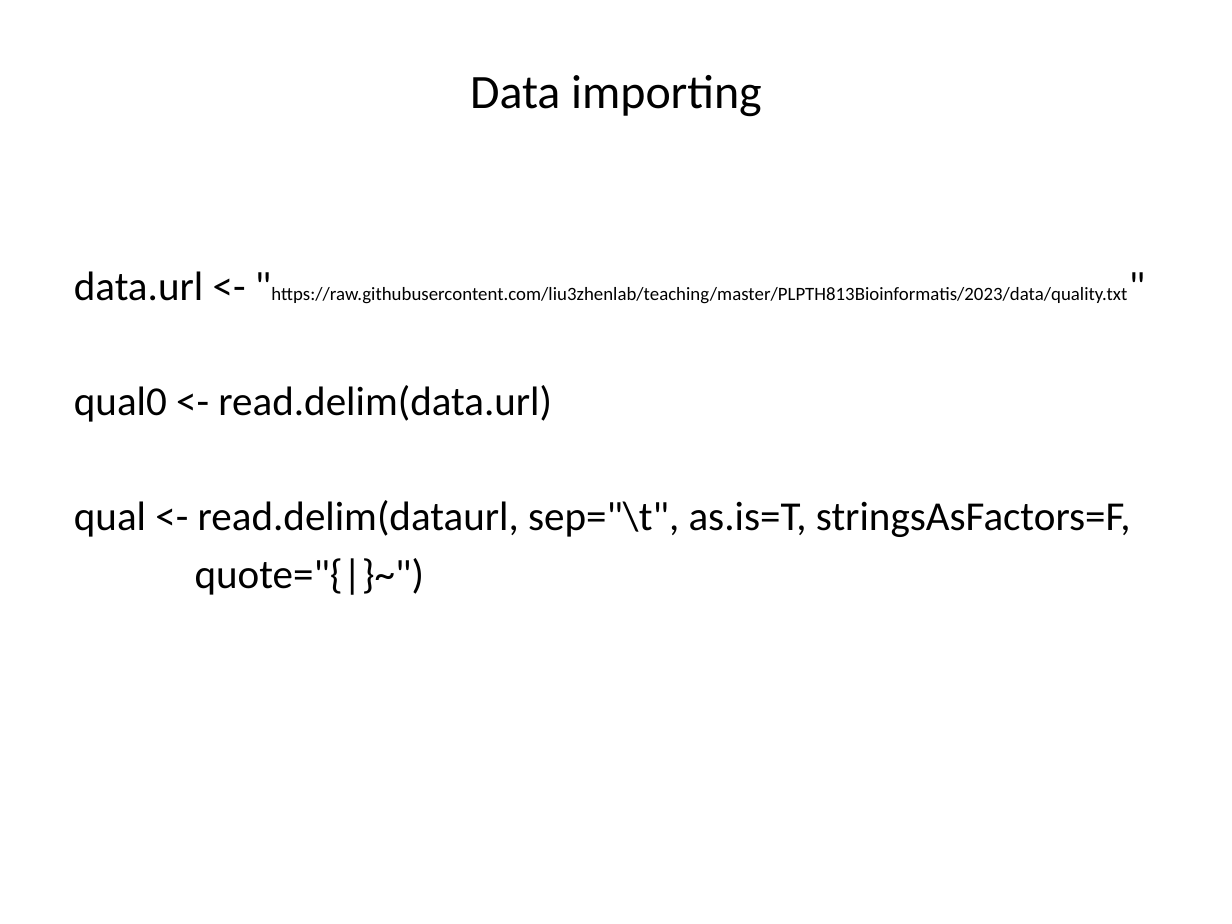
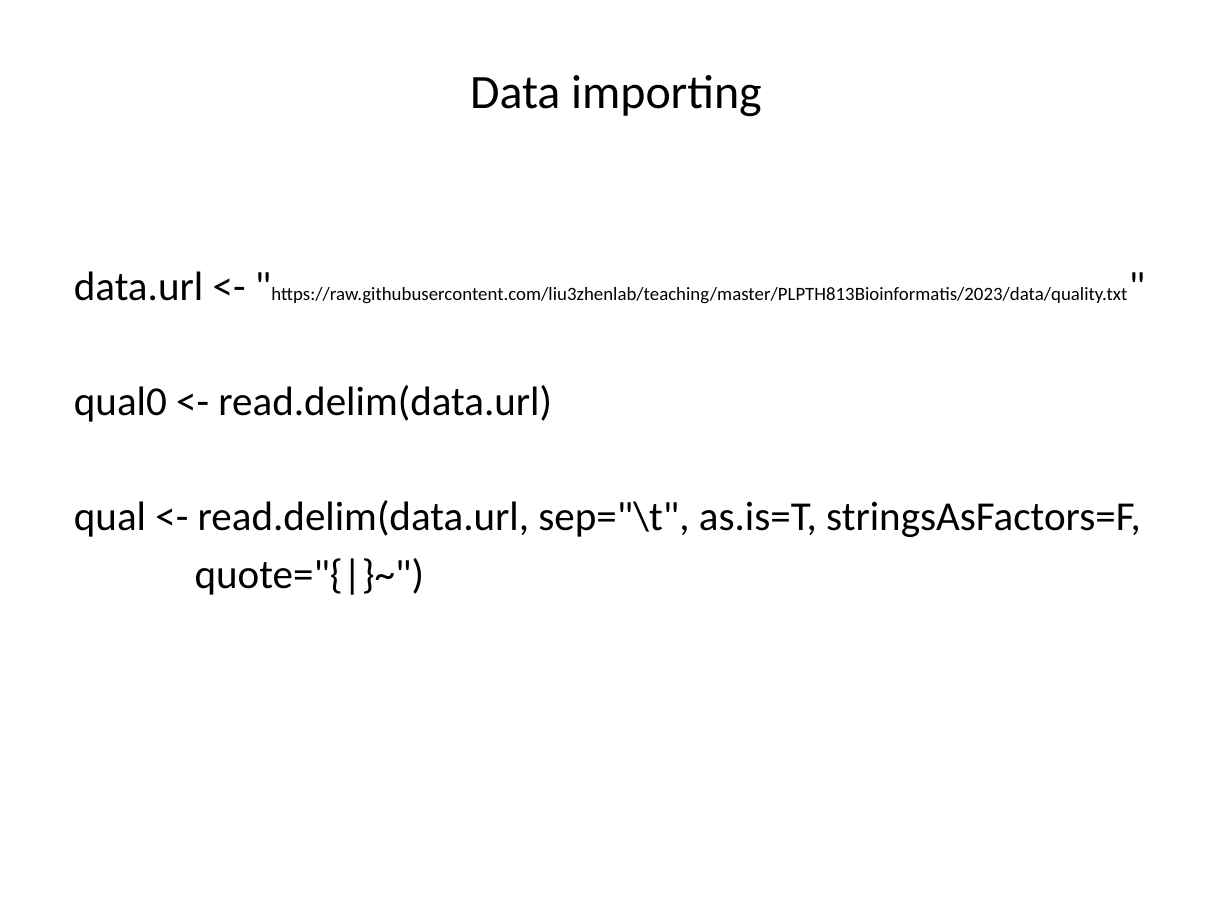
Before and after one commit to liu3zhenlab/teaching, a slide deck: slide 33 of PLPTH813Bioinformatis/2023/labs/lab03_R.pptx. Drawn at 1232x924 pixels with LibreOffice and Linux fonts; fonts in the diff are those of the drawing. Boxes give left, top, right and bottom in pixels: in the first picture for what was removed or moved away, otherwise in the second. Text is boxed around its words. In the diff, an @@ line names an element or a change of style, - is before the commit and + after.

```diff
--- a/PLPTH813Bioinformatis/2023/labs/lab03_R.pptx
+++ b/PLPTH813Bioinformatis/2023/labs/lab03_R.pptx
@@ text at box(74, 500, 1141, 537): text changed @@
-qual <- read.delim(dataurl, sep="\t", as.is=T, stringsAsFactors=F,
+qual <- read.delim(data.url, sep="\t", as.is=T, stringsAsFactors=F,
```
Also in this commit, not shown: 7 other files.
